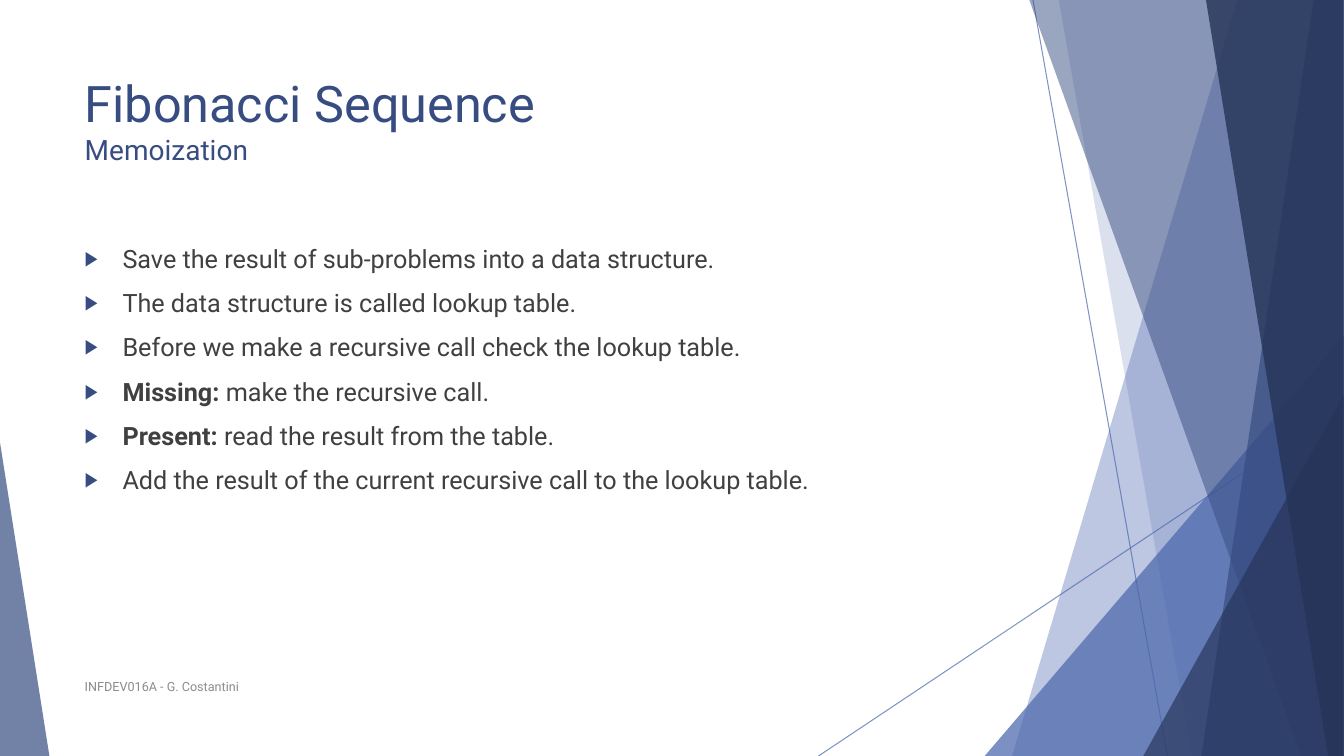
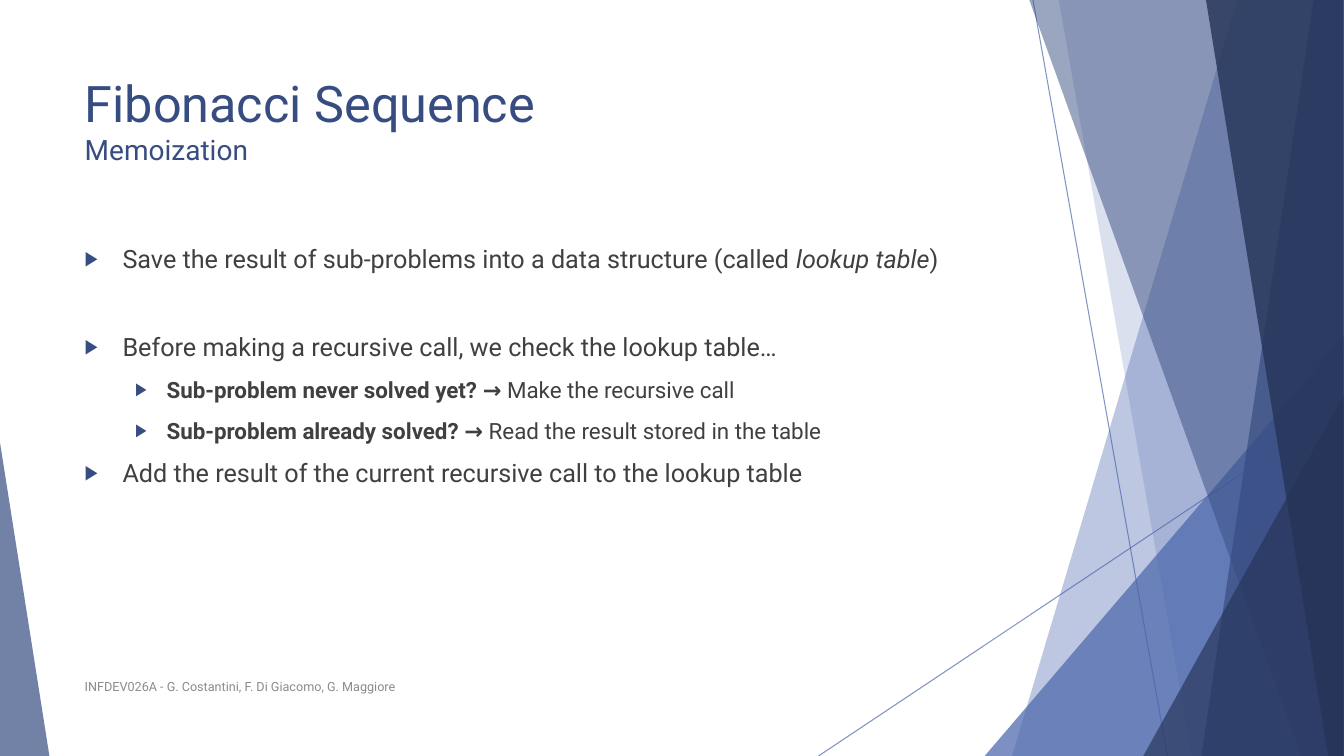
Before and after one commit to polyanos/INFDEV01-6A, a slide deck: slide 9 of Slides/Week 6 - Dynamic Programming, Floyd Warshall.pptx (slide 8 before the commit). Drawn at 1344x756 pixels with LibreOffice and Linux fonts; fonts in the diff are those of the drawing. Boxes give left, top, right and bottom in pixels: in the first picture for what was removed or moved away, otherwise in the second. Text is boxed around its words. In the diff, an @@ line names an element or a change of style, - is before the commit and + after.

```diff
--- a/Slides/Week 6 - Dynamic Programming, Floyd Warshall.pptx
+++ b/Slides/Week 6 - Dynamic Programming, Floyd Warshall.pptx
@@ text at (x1=123, y1=248, x2=939, y2=487): text changed @@
-▶ Save the result of sub-problems into a data structure.
-▶ The data structure is called lookup table.
-▶ Before we make a recursive call check the lookup table.
-▶ Missing: make the recursive call.
-▶ Present: read the result from the table.
-▶ Add the result of the current recursive call to the lookup table.
+▶ Save the result of sub-problems into a data structure (called lookup table)
+▶ Before making a recursive call, we check the lookup table…
+  ▶ Sub-problem never solved yet? → Make the recursive call
+  ▶ Sub-problem already solved? → Read the result stored in the table
+▶ Add the result of the current recursive call to the lookup table
@@ text at (x1=85, y1=682, x2=395, y2=694): text changed @@
-INFDEV016A - G. Costantini
+INFDEV026A - G. Costantini, F. Di Giacomo, G. Maggiore
```
Also in this commit, not shown: 10 other slides changed, 2 slides added.
